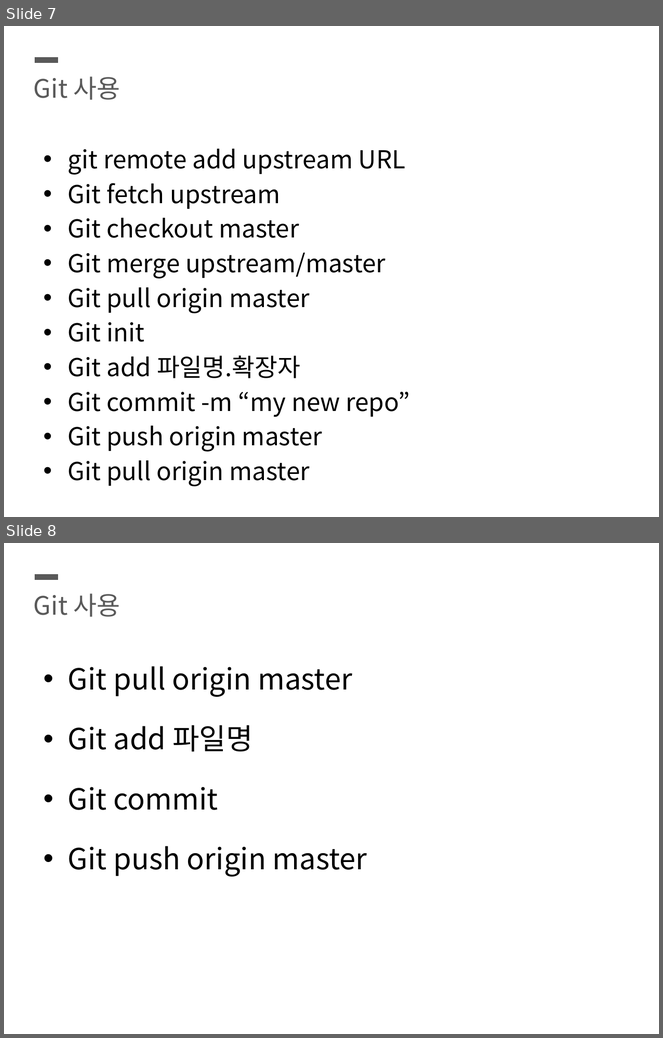
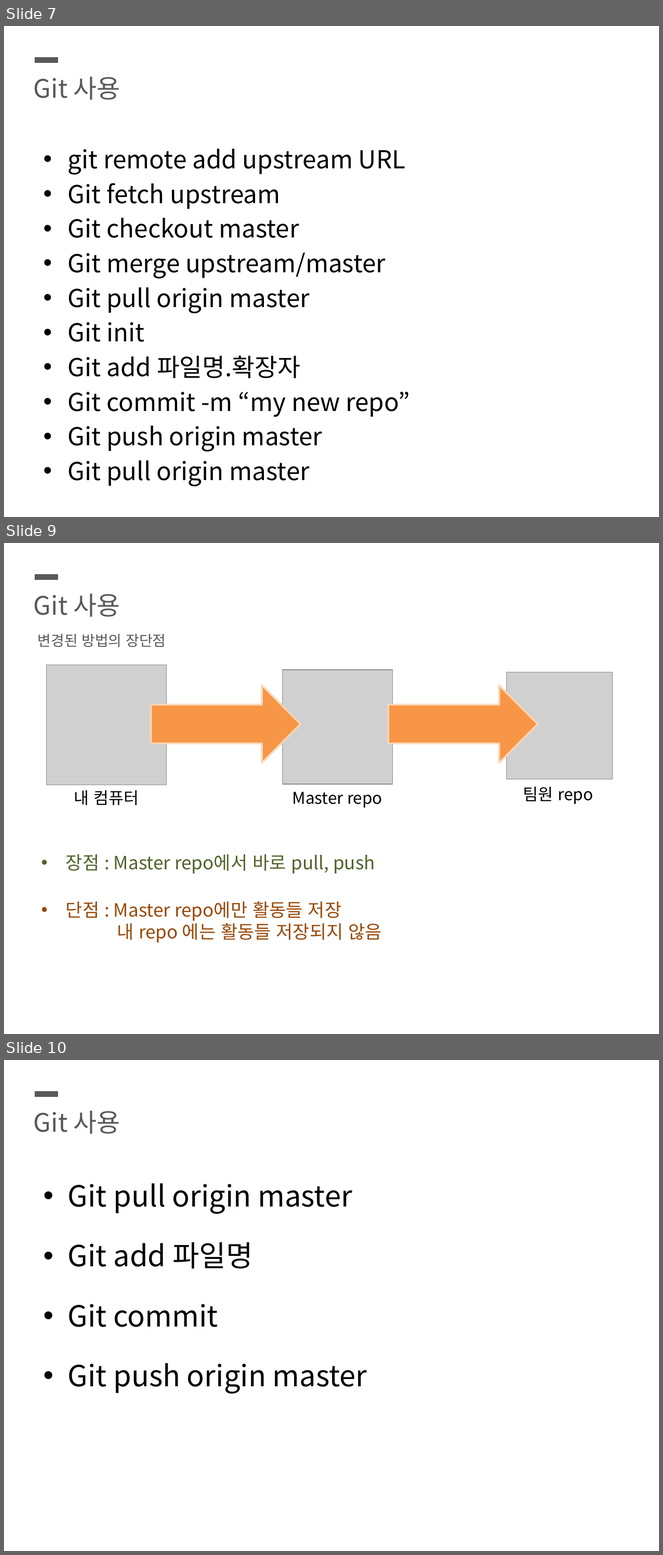
Before and after one commit to SeunghyunKing/OS_blue09, a slide deck: ppt.pptx. Shown one above the other, each under a label of ours: slides 7 and 8 before the commit, slides 7, 9 and 10 after it; the slides between them are not shown. The pictures are 663x1038 and 663x1555 pixels, drawn with LibreOffice and Linux fonts; fonts in the diff are those of the drawing; grey boxes stand for pictures. Boxes give left, top, right and bottom in pixels: in the first picture for what was removed or moved away, otherwise in the second. Text is boxed around its words. In the diff, an @@ line names an element or a change of style, - is before the commit and + after.

```diff
--- a/ppt.pptx
+++ b/ppt.pptx
@@ slide 9 added at (4,543,659,1034), background #FFFFFF @@
@@ line added from (35, 577) to (59, 577), #595959 6 pt @@
@@ text added at (34,593,120,617), 28 pt, text #595959 @@
+Git 사용
@@ text added at (38,634,166,647), 16 pt, text #595959 @@
+변경된 방법의 장단점
@@ picture added at (47,665,166,785) @@
@@ picture added at (283,670,392,784) @@
@@ picture added at (506,672,613,779) @@
@@ right arrow added at (151,686,300,763), fill #F79646, outline #FCD5B5 2 pt @@
@@ right arrow added at (389,686,538,763), fill #F79646, outline #FCD5B5 2 pt @@
@@ text added at (74,791,139,806), 18 pt, text #000000 @@
+내 컴퓨터
@@ text added at (293,792,383,808), 18 pt, text #000000 @@
+Master repo
@@ text added at (523,787,593,805), 18 pt, text #000000 @@
+팀원 repo
@@ text added at (66,854,382,943), 20 pt, text #984807 @@
+• 장점 : Master repo에서 바로 pull, push
+• 단점 : Master repo에만 활동들 저장
+  내 repo 에는 활동들 저장되지 않음
@@ what was slide 8 is now slide 10 @@
```
Also in this commit, not shown: 3 slides changed, 1 other slide added, 4 slides removed.
